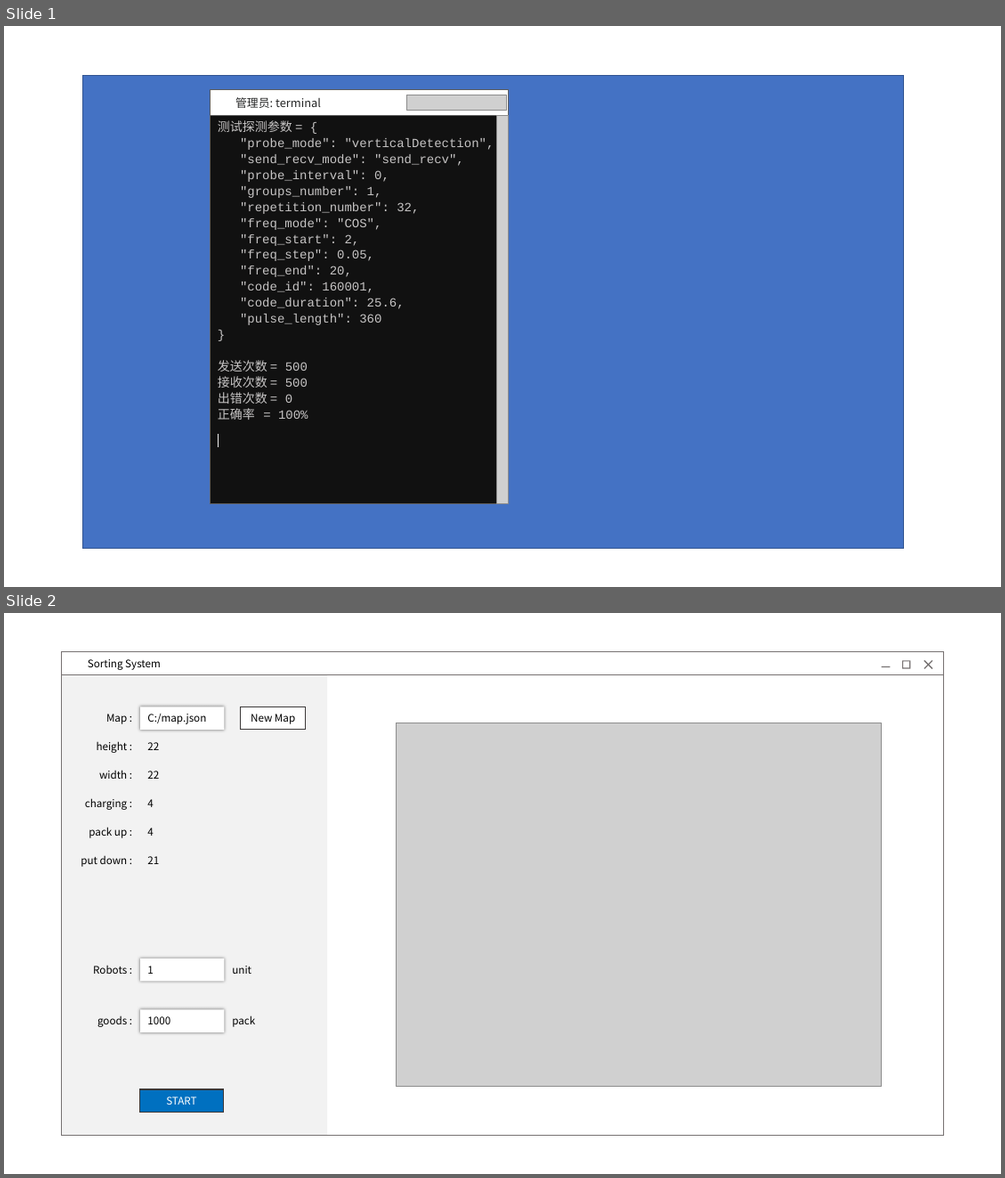
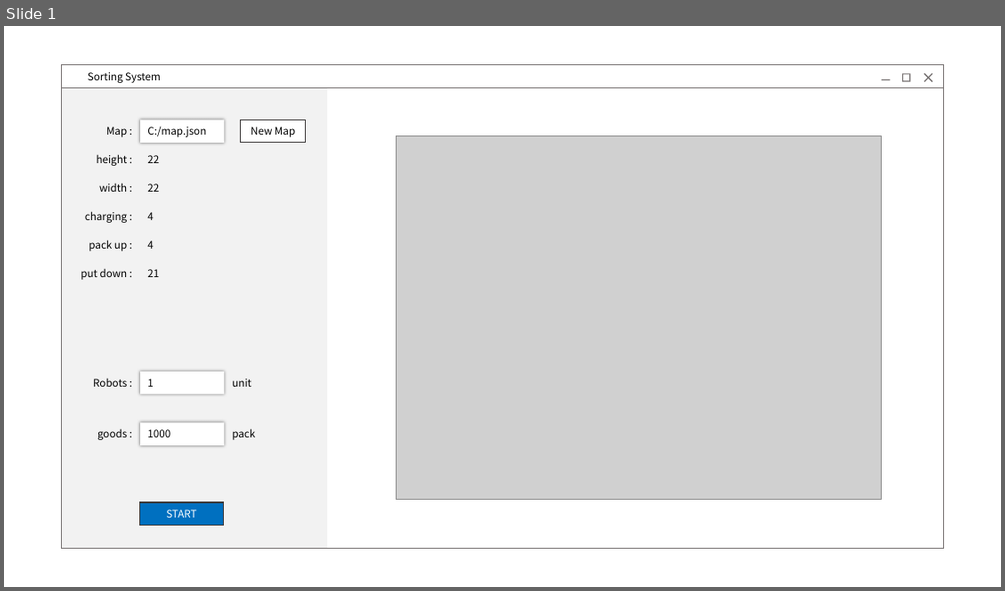
Before and after one commit to zyldgd/Sorting_System, a slide deck: arch.pptx. Shown one above the other, each under a label of ours: slides 1 and 2 before the commit, slide 1 after it. The pictures are 1005x1178 and 1005x591 pixels, drawn with LibreOffice and Linux fonts; fonts in the diff are those of the drawing; grey boxes stand for pictures; background and template pictures are left out. Boxes give left, top, right and bottom in pixels: in the first picture for what was removed or moved away, otherwise in the second. Text is boxed around its words. In the diff, an @@ line names an element or a change of style, - is before the commit and + after.

```diff
--- a/arch.pptx
+++ b/arch.pptx
@@ slide 1 removed at box(4, 26, 1001, 587), background #FFFFFF @@
@@ rectangle removed at box(83, 75, 904, 548) @@
@@ group removed at box(210, 89, 509, 503): 2 rectangles, 2 pictures, 1 line @@
-管理员: terminal
-测试探测参数 = {
-"probe_mode": "verticalDetection",
-"send_recv_mode": "send_recv",
-"probe_interval": 0,
-"groups_number": 1,
-"repetition_number": 32,
-"freq_mode": "COS",
-"freq_start": 2,
-"freq_step": 0.05,
-"freq_end": 20,
-"code_id": 160001,
-"code_duration": 25.6,
-"pulse_length": 360
-}
-发送次数 = 500
-接收次数 = 500
-出错次数 = 0
-正确率 = 100%
@@ what was slide 2 is now slide 1 @@
```
Also in this commit, not shown: 2 slides added, 8 other files.
